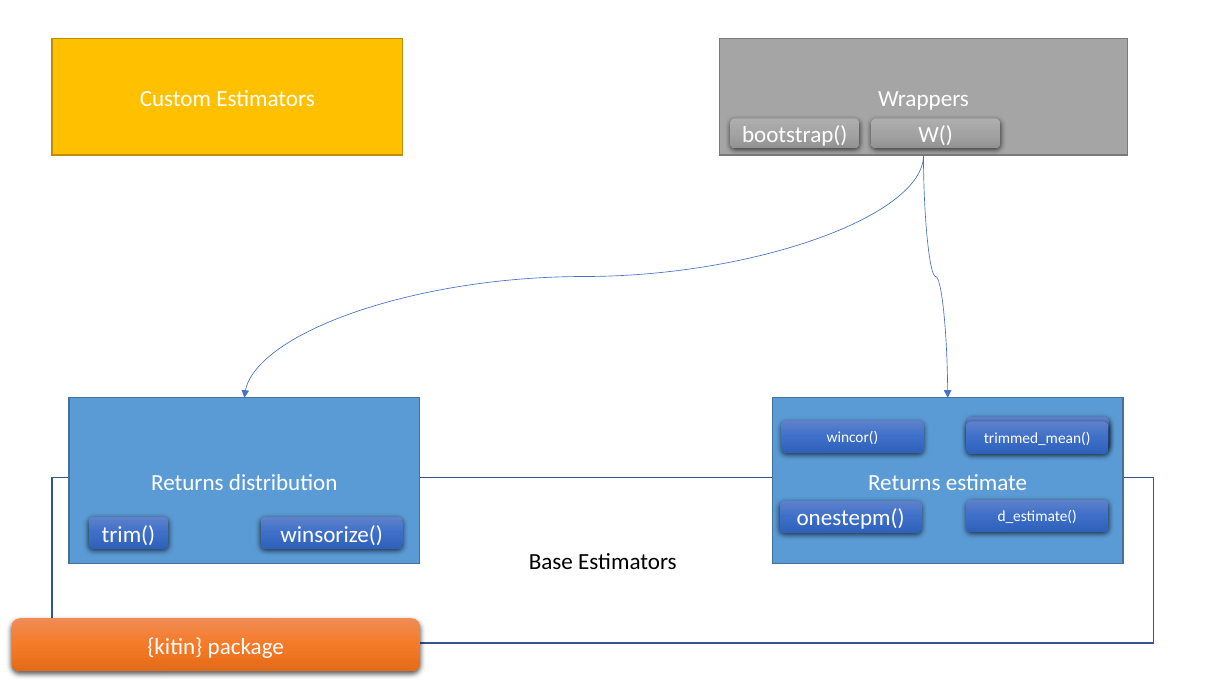
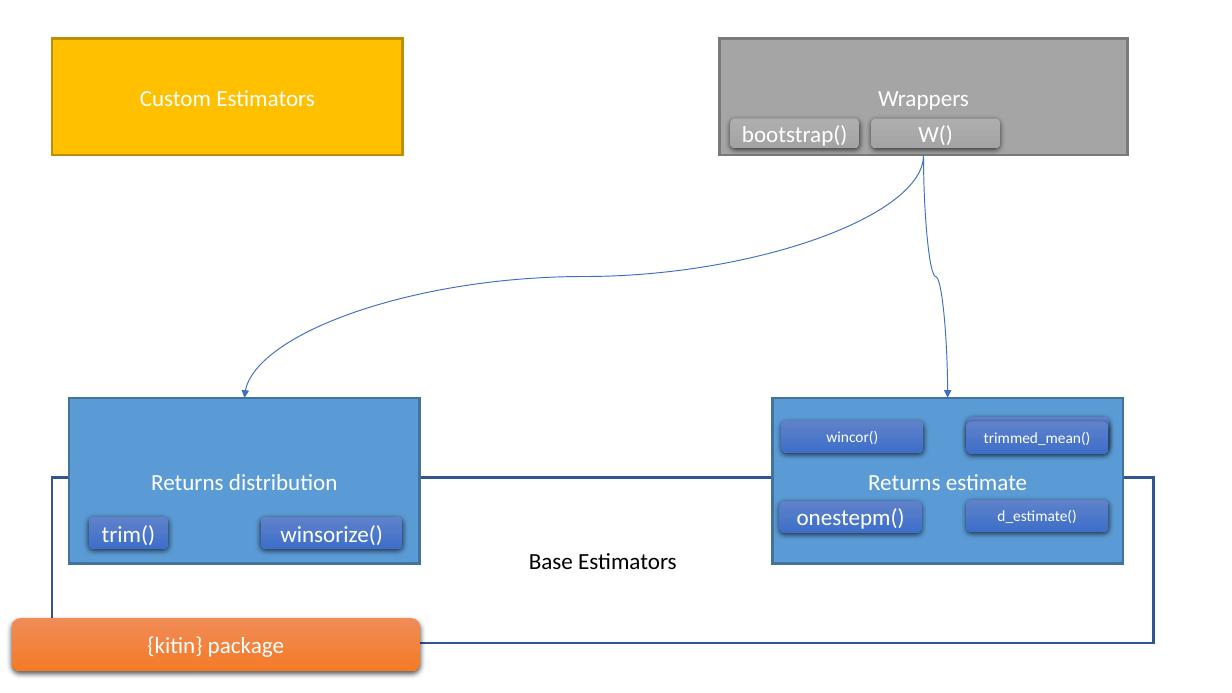
Before and after one commit to TamasSmahajcsikszabo/kitin, a slide deck: slide 1 of ARCHITECTURE.pptx. Drawn at 1232x693 pixels with LibreOffice and Linux fonts; fonts in the diff are those of the drawing. Boxes give left, top, right and bottom in pixels: in the first picture for what was removed or moved away, otherwise in the second. Text is boxed around its words. In the diff, an @@ line names an element or a change of style, - is before the commit and + after.

Commit message:
MAD estimates and plot

```diff
--- a/ARCHITECTURE.pptx
+++ b/ARCHITECTURE.pptx
@@ rectangle "Wrappers" at (x1=720, y1=39, x2=1128, y2=155): outline #7A7A7A 1 pt to #7A7A7A 2 pt @@
@@ rounded rectangle "bootstrap()" at (x1=730, y1=118, x2=860, y2=148): fill gradient #AFAFAF to #A5A5A5 to #939393 to gradient #AEAEAE to #A4A4A4; proportions changed @@
@@ rounded rectangle "W()" at (x1=872, y1=118, x2=1001, y2=148): fill gradient #AFAFAF to #A5A5A5 to #939393 to gradient #AEAEAE to #A4A4A4; proportions changed @@
@@ curved arrow (924, 155) - (245, 398): stroke #4472C4 0.5 pt to #3F6FC3 0.75 pt @@
@@ curved arrow (923, 155) - (948, 398): stroke #4472C4 0.5 pt to #3F6FC3 0.75 pt; route changed @@
@@ rectangle "Returns distribution" at (x1=69, y1=398, x2=421, y2=565): outline #43739E 1 pt to #43739E 2 pt @@
@@ rectangle "Returns estimate" at (x1=773, y1=398, x2=1124, y2=565): outline #43739E 1 pt to #43739E 2 pt @@
@@ rectangle "Base Estimators" at (x1=52, y1=477, x2=1153, y2=643): outline #325491 1 pt to #325491 2 pt @@
@@ fill gradient #6183CB to #3E70CA to #3062BB to gradient #6082CA to #3D6FC9; proportions changed in 7 elements at (x1=89, y1=517, x2=168, y2=549), (x1=261, y1=517, x2=403, y2=549), (x1=968, y1=417, x2=1110, y2=449), (x1=780, y1=501, x2=922, y2=533), (x1=782, y1=421, x2=924, y2=453), (x1=967, y1=421, x2=1109, y2=454), (x1=967, y1=500, x2=1109, y2=532) @@
@@ rounded rectangle "{kitin} package" at (x1=12, y1=618, x2=421, y2=672): fill gradient #F18C57 to #F67B28 to #E56C19 to gradient #F08C56 to #F57A27; proportions changed @@
```
Also in this commit, not shown: 1 other slide changed, 7 other files.
